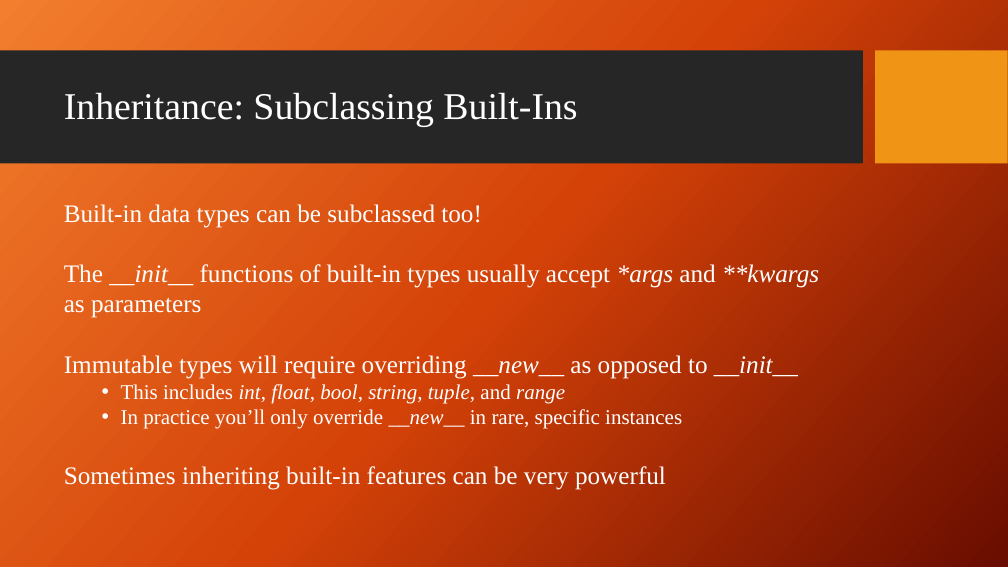
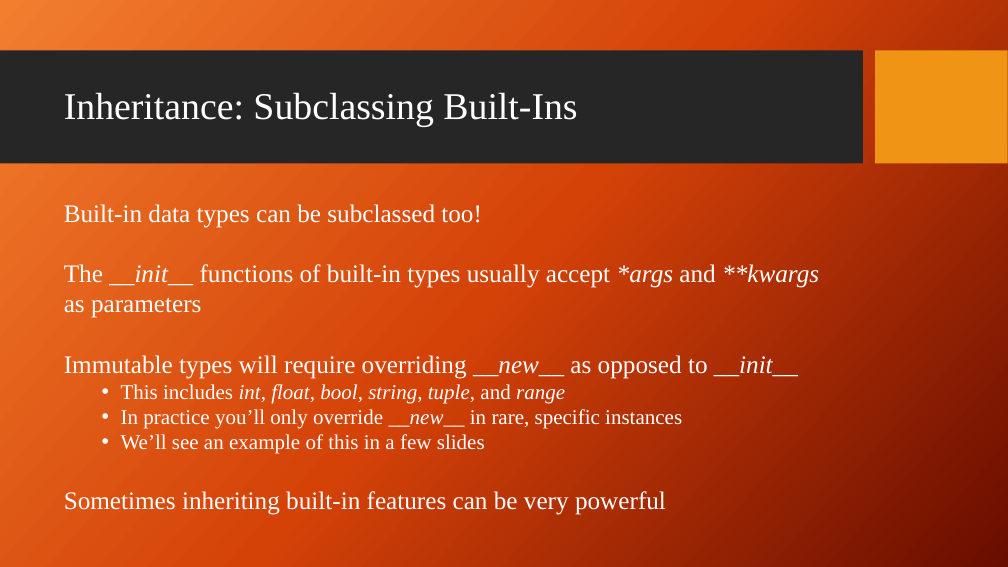
Before and after one commit to giganano/PythonBootcamp, a slide deck: slide 9 of slides/inheritance_composition.pptx. Drawn at 1008x567 pixels with LibreOffice and Linux fonts; fonts in the diff are those of the drawing; background and template pictures are left out. Boxes give left, top, right and bottom in pixels: in the first picture for what was removed or moved away, otherwise in the second. Text is boxed around its words. In the diff, an @@ line names an element or a change of style, - is before the commit and + after.

```diff
--- a/slides/inheritance_composition.pptx
+++ b/slides/inheritance_composition.pptx
@@ text at (121,434,485,454): paragraph added @@
+  • We’ll see an example of this in a few slides
```
Also in this commit, not shown: 4 other slides changed, 1 other file.
